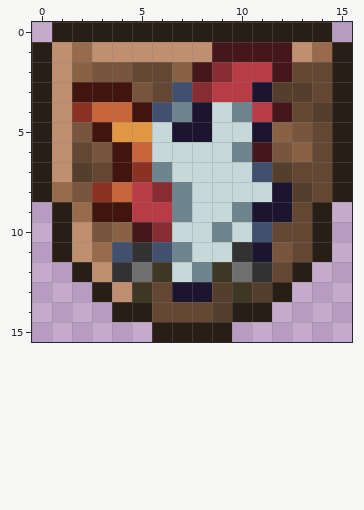
Edited in one commit: pixel-art sprite (Items/Placeable/Trophies/CockatriceTrophy.png). The first picture shows the starting point.
The file is 32x32 pixels, drawn in blocks of 2x2; one block is one cell here.
The same view after the edit:
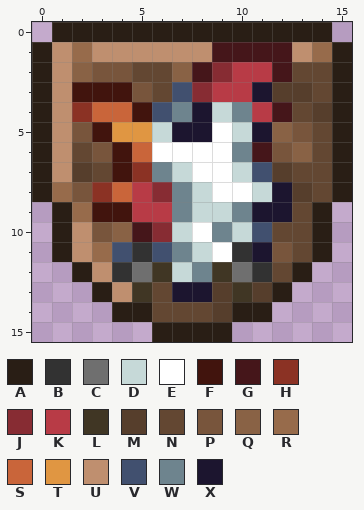
Palette (. is transparent): A #291e15  B #323232  C #6f6f6f  D #c6d9d8  E #ffffff  F #41140d  G #45161a  H #8b3224  J #872c33  K #b83b46  L #403624  M #563e2c  N #634732  P #78553c  Q #896245  R #976b4b  S #c9653a  T #e09642  U #bf8f6f  V #41506f  W #6e848e  X #1c152f
Author's note on the commit: cockatrice trophy and map icon reshade
The edit:
y 5: x 9 D -> E
y 6: x 6..9 DDDD -> EEEE
y 7: x 8..9 DD -> EE
y 8: x 9..10 DD -> EE
y 10: x 8 D -> E
y 11: x 9 D -> E
